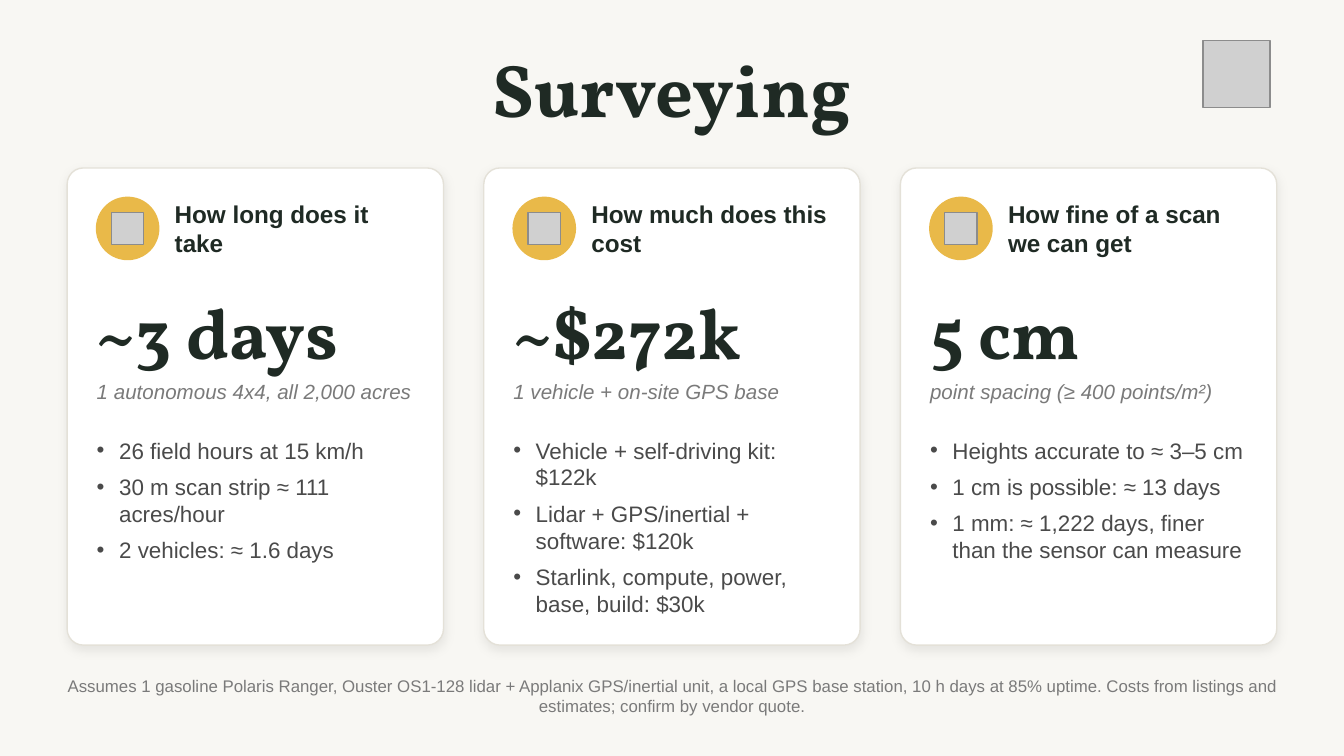
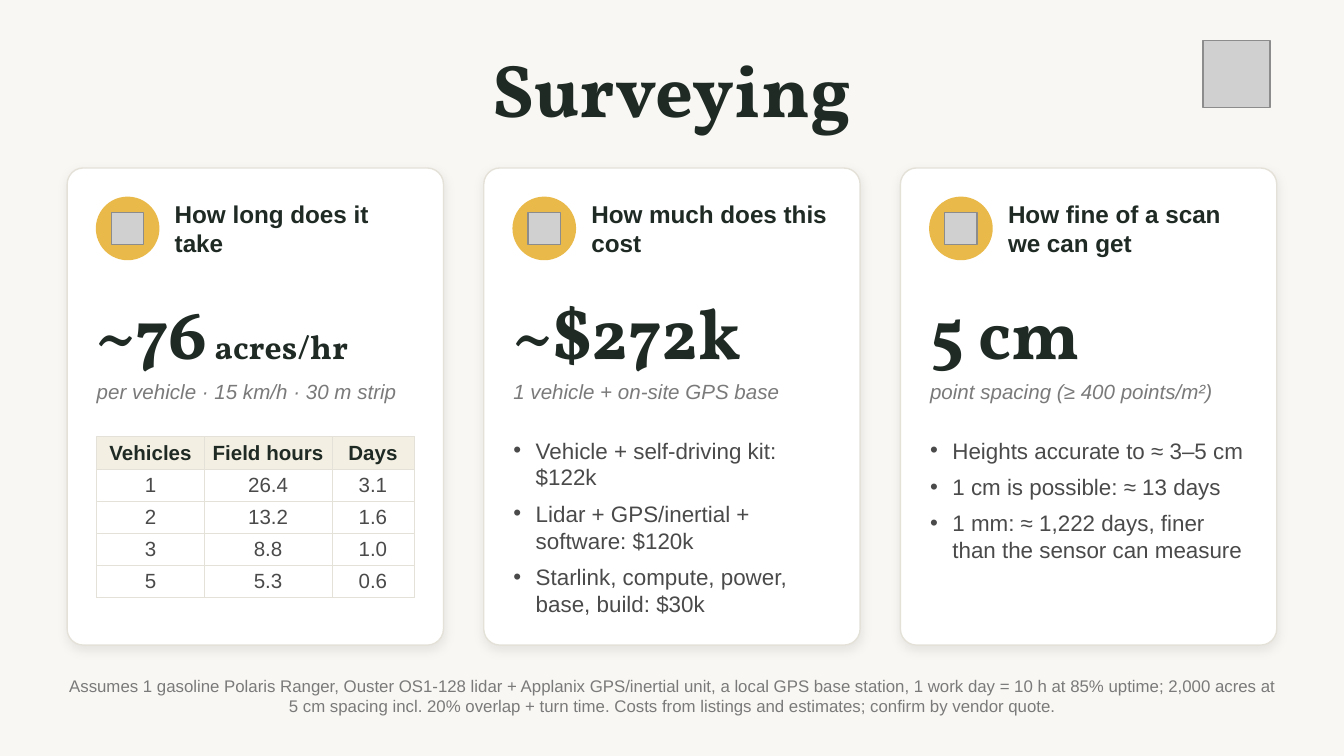
Before and after one commit to alexyev/MITEC-26, a slide deck: slide 1 of research/survey/slide/surveying_slide.pptx. Drawn at 1344x756 pixels with LibreOffice and Linux fonts; fonts in the diff are those of the drawing; grey boxes stand for pictures. Boxes give left, top, right and bottom in pixels: in the first picture for what was removed or moved away, otherwise in the second. Text is boxed around its words. In the diff, an @@ line names an element or a change of style, - is before the commit and + after.

```diff
--- a/research/survey/slide/surveying_slide.pptx
+++ b/research/survey/slide/surveying_slide.pptx
@@ text at (97,314,348,391): text changed; size 38 to 18 pt @@
-~3 days
+~76 acres/hr
@@ text at (97,384,396,403): text changed @@
-1 autonomous 4x4, all 2,000 acres
+per vehicle · 15 km/h · 30 m strip
@@ table added at (97,437,414,592), 5 rows, 3 columns @@
+Vehicles | Field hours | Days
+1 | 26.4 | 3.1
+2 | 13.2 | 1.6
+3 | 8.8 | 1.0
+5 | 5.3 | 0.6
@@ text removed at (119,443,363,563) @@
-• 26 field hours at 15 km/h
-• 30 m scan strip ≈ 111 acres/hour
-• 2 vehicles: ≈ 1.6 days
@@ text at (69,680,1275,716): text changed @@
-Assumes 1 gasoline Polaris Ranger, Ouster OS1-128 lidar + Applanix GPS/inertial unit, a local GPS base station, 10 h days at 85% uptime. Costs from listings and estimates; confirm by vendor quote.
+Assumes 1 gasoline Polaris Ranger, Ouster OS1-128 lidar + Applanix GPS/inertial unit, a local GPS base station, 1 work day = 10 h at 85% uptime; 2,000 acres at 5 cm spacing incl. 20% overlap + turn time. Costs from listings and estimates; confirm by vendor quote.
```
Also in this commit, not shown: 2 other files.
